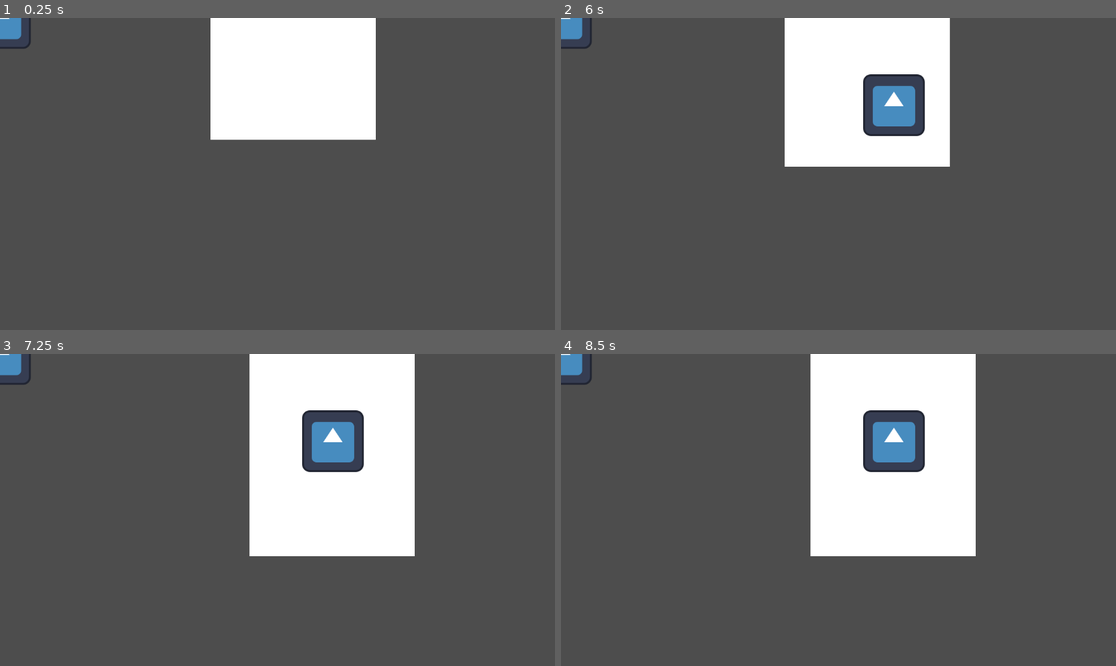
Above: before the commit, frames 1-4 (two rows, left to right).
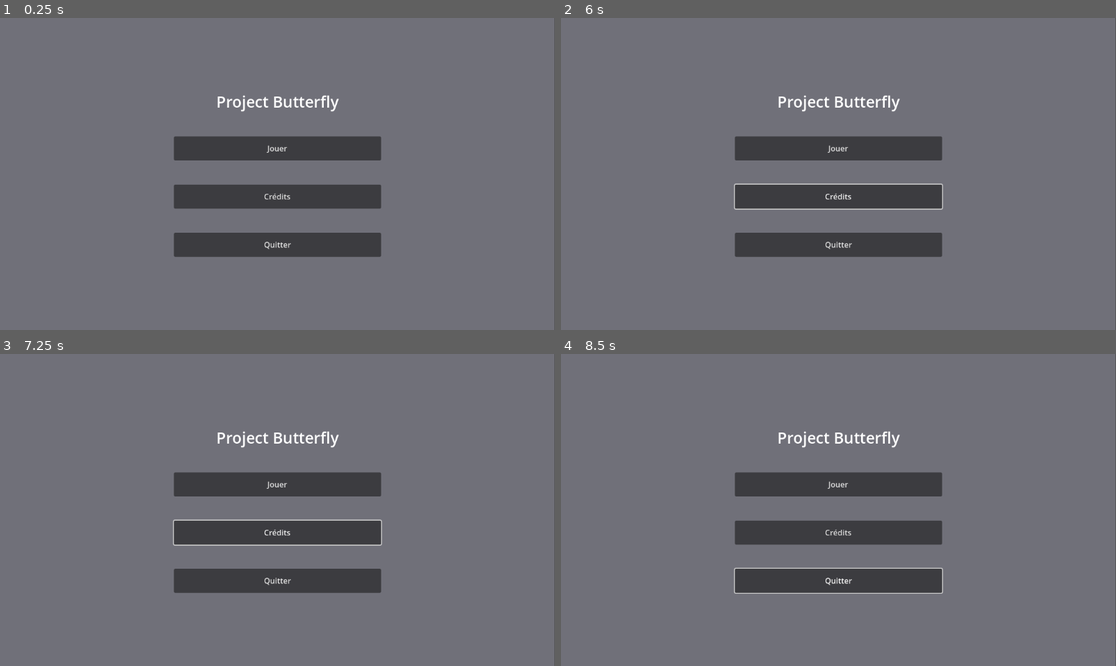
Above: after the commit, the same moments.

Repository: Shiro-zero/projecbutterfly
Game: Godot game, scene res://menu.tscn
The game is run twice, just before and just after one commit, with the same random seed, the same clock (stepped at 60 frames per second) and the same inputs. Before the commit the project starts from res://world.tscn. The engine's default icon, where the game draws it, is replaced by a stand-in: a white triangle on a blue panel in a dark square.
Inputs (mouse positions are in pixels of both pictures, inside the frame that each line leads up to):
- Up to frame 1 (0.25 s): no input
- Up to frame 2 (6 s): click (838, 195) at 0.5 s, where only the run after the commit has a clickable "Crédits"; click (838, 149) at 1.25 s, where only the run after the commit has a clickable "Jouer"; click (838, 149) at 2 s, where only the run after the commit has a clickable "Jouer"; click (838, 195) at 2.75 s, where only the run after the commit has a clickable "Crédits"; click (838, 149) at 3.5 s, where only the run after the commit has a clickable "Jouer"; click (838, 195) at 4.25 s, where only the run after the commit has a clickable "Crédits"; tap Enter at 5 s; drag from (877, 39) to (894, 105) at 5.02 s; drag from (855, 24) to (894, 105) at 5.77 s
- Up to frame 3 (7.25 s): tap Space at 6.5 s; move the mouse to (333, 441) at 6.52 s; click (333, 441) at 6.67 s
- Up to frame 4 (8.5 s): tap Enter at 7.25 s; drag from (810, 572) to (894, 441) at 7.27 s; move the mouse to (1005, 556) at 8.02 s; click (1005, 556) at 8.17 s

The runs differ from the first frame. In frame 1, 91% of the frame differs, in the area x 0-100%, y 0-100%; in frame 2, 93%; in frame 3, 95%; in frame 4, 95%.
Error before the commit: Invalid assignment of property or key 'scale' with value of type 'Vector2' on a base object of type 'Nil'. (res://assets/draggable/draggable_controller.gd:99)

Commit message:
Menu scene + gd

Diff:
--- /dev/null
+++ b/menu.tscn
@@ -0,0 +1,57 @@
+[gd_scene load_steps=3 format=3 uid="uid://slyt1uhmndki"]
+
+[ext_resource type="Script" path="res://scene/menu.gd" id="1_lti8b"]
+
+[sub_resource type="LabelSettings" id="LabelSettings_bo06a"]
+font_size = 32
+
+[node name="Menu" type="Control"]
+layout_mode = 3
+anchors_preset = 0
+offset_right = 1152.0
+offset_bottom = 648.0
+script = ExtResource("1_lti8b")
+
+[node name="ColorRect" type="ColorRect" parent="."]
+layout_mode = 0
+offset_right = 1151.0
+offset_bottom = 648.0
+color = Color(0.44084, 0.438856, 0.475151, 1)
+
+[node name="MarginContainer" type="MarginContainer" parent="."]
+layout_mode = 0
+offset_left = 361.0
+offset_right = 791.0
+offset_bottom = 648.0
+
+[node name="VBoxContainer" type="VBoxContainer" parent="MarginContainer"]
+z_index = 1
+layout_mode = 2
+theme_override_constants/separation = 50
+alignment = 1
+
+[node name="Label" type="Label" parent="MarginContainer/VBoxContainer"]
+layout_mode = 2
+text = "Project Butterfly"
+label_settings = SubResource("LabelSettings_bo06a")
+horizontal_alignment = 1
+vertical_alignment = 1
+
+[node name="Play" type="Button" parent="MarginContainer/VBoxContainer"]
+custom_minimum_size = Vector2(0, 50)
+layout_mode = 2
+text = "Jouer"
+
+[node name="Credits" type="Button" parent="MarginContainer/VBoxContainer"]
+custom_minimum_size = Vector2(0, 50)
+layout_mode = 2
+text = "Crédits"
+
+[node name="Quit" type="Button" parent="MarginContainer/VBoxContainer"]
+custom_minimum_size = Vector2(0, 50)
+layout_mode = 2
+text = "Quitter"
+
+[connection signal="pressed" from="MarginContainer/VBoxContainer/Play" to="." method="_on_play_pressed"]
+[connection signal="pressed" from="MarginContainer/VBoxContainer/Credits" to="." method="_on_credits_pressed"]
+[connection signal="pressed" from="MarginContainer/VBoxContainer/Quit" to="." method="_on_quit_pressed"]
--- a/project.godot
+++ b/project.godot
@@ -11,7 +11,7 @@
 [application]
 
 config/name="ProjecButterfly"
-run/main_scene="uid://caobt1w4cxy2p"
+run/main_scene="res://menu.tscn"
 config/features=PackedStringArray("4.4", "GL Compatibility")
 config/icon="res://icon.svg"
 
@@ -19,6 +19,10 @@
 
 window/vsync/vsync_mode=0
 
+[gui]
+
+theme/custom_font="uid://bvws4xtih6ysl"
+
 [rendering]
 
 renderer/rendering_method="gl_compatibility"
Not shown, removed: PhysicController.gd.uid
Not shown: 1 places in main.tscn that only renumber resources
